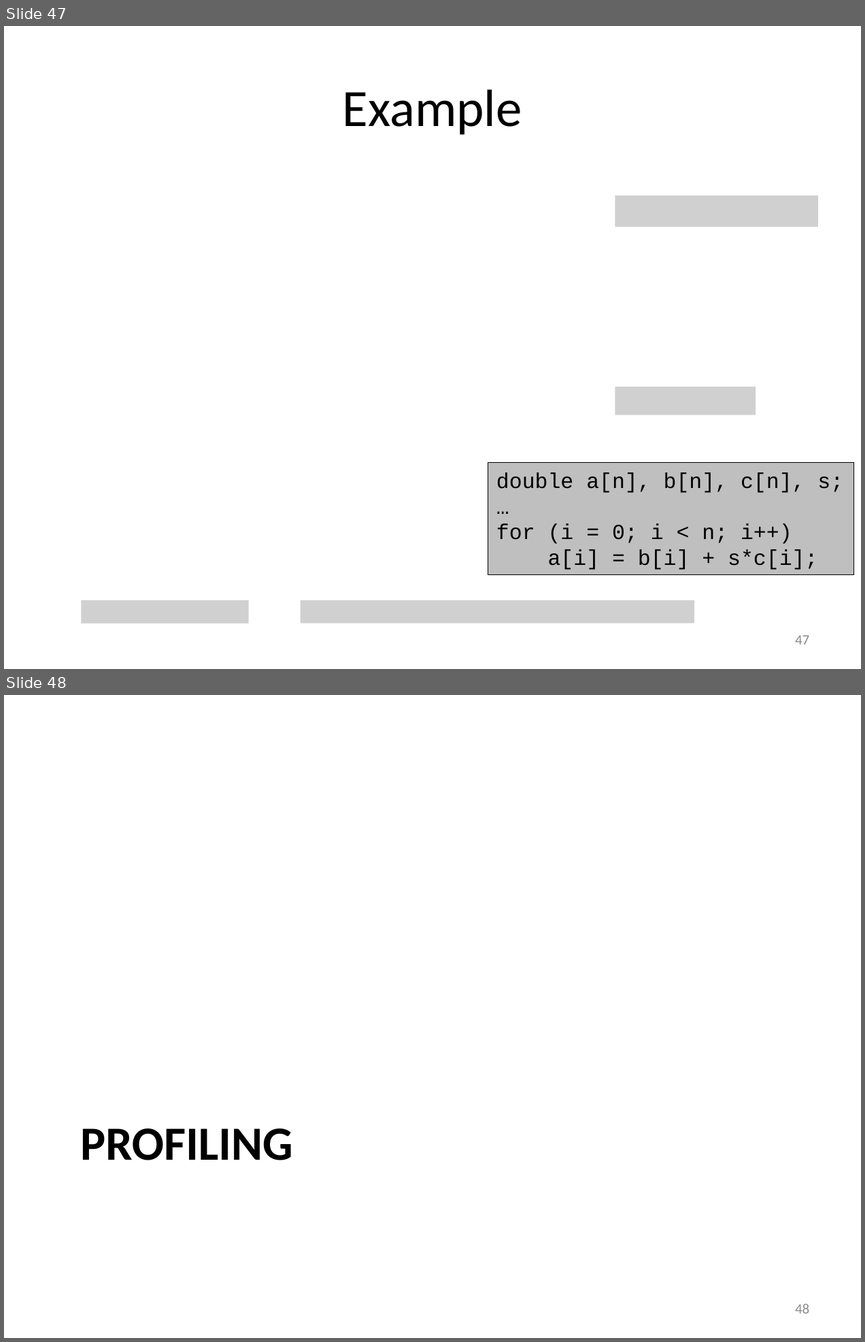
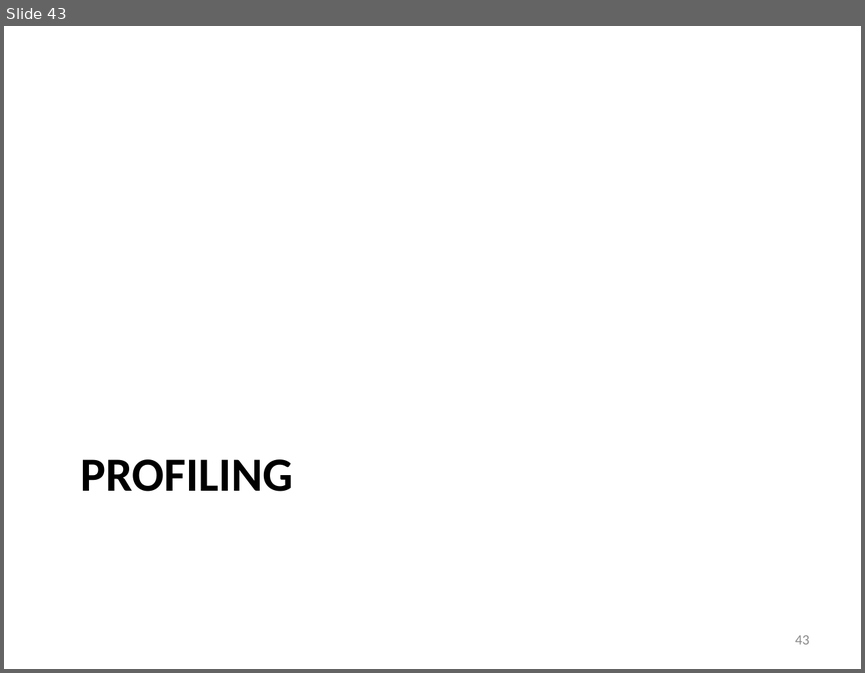
Before and after one commit to gjbex/Code-optimization, a slide deck: code_optimization.pptx. Shown one above the other, each under a label of ours: slides 47 and 48 before the commit, slide 43 after it. The pictures are 865x1342 and 865x673 pixels, drawn with LibreOffice and Linux fonts; fonts in the diff are those of the drawing; grey boxes stand for pictures. Boxes give left, top, right and bottom in pixels: in the first picture for what was removed or moved away, otherwise in the second. Text is boxed around its words. In the diff, an @@ line names an element or a change of style, - is before the commit and + after.

```diff
--- a/code_optimization.pptx
+++ b/code_optimization.pptx
@@ slide 47 removed at box(4, 26, 861, 669), background #FFFFFF @@
@@ title removed at box(343, 89, 522, 135) @@
-Example
@@ picture removed at box(615, 195, 818, 227) @@
@@ picture removed at box(615, 386, 755, 415) @@
@@ rectangle removed at box(488, 462, 854, 574) @@
-double a[n], b[n], c[n], s;
-…
-for (i = 0; i < n; i++)
-a[i] = b[i] + s*c[i];
@@ picture removed at box(81, 600, 248, 623) @@
@@ picture removed at box(300, 600, 695, 623) @@
@@ page number removed at box(795, 635, 809, 644) @@
-47
@@ what was slide 48 is now slide 43 @@
@@ page number at box(795, 635, 809, 644): text changed @@
-48
+43
```
Also in this commit, not shown: 4 other slides removed.
